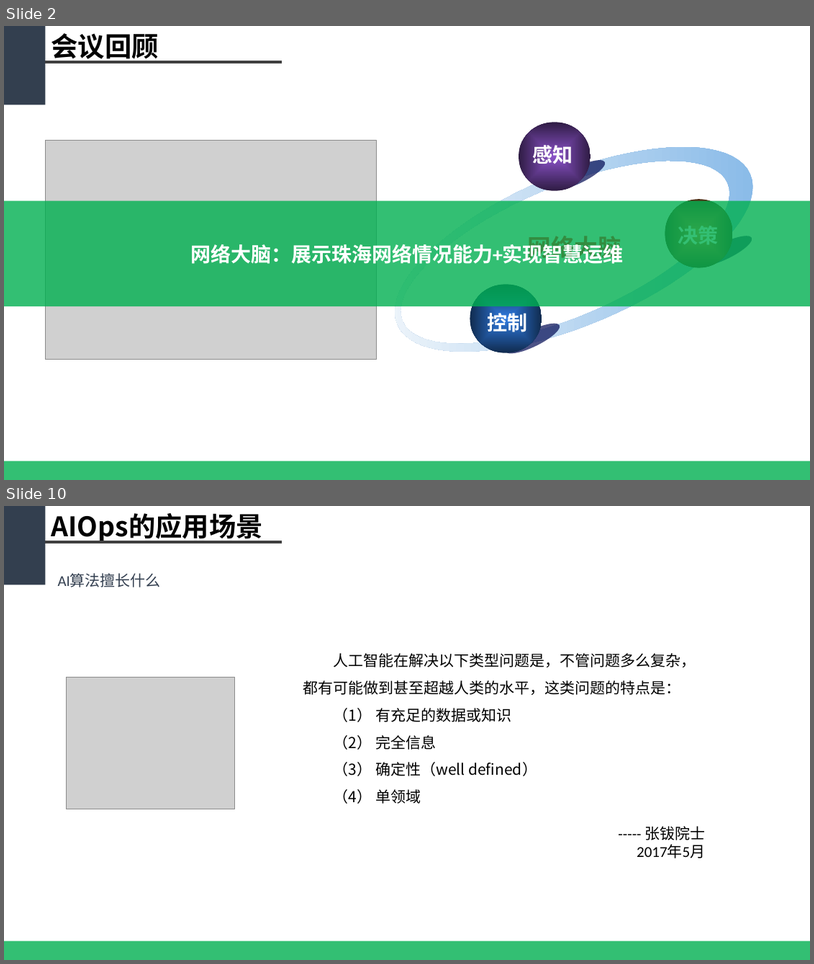
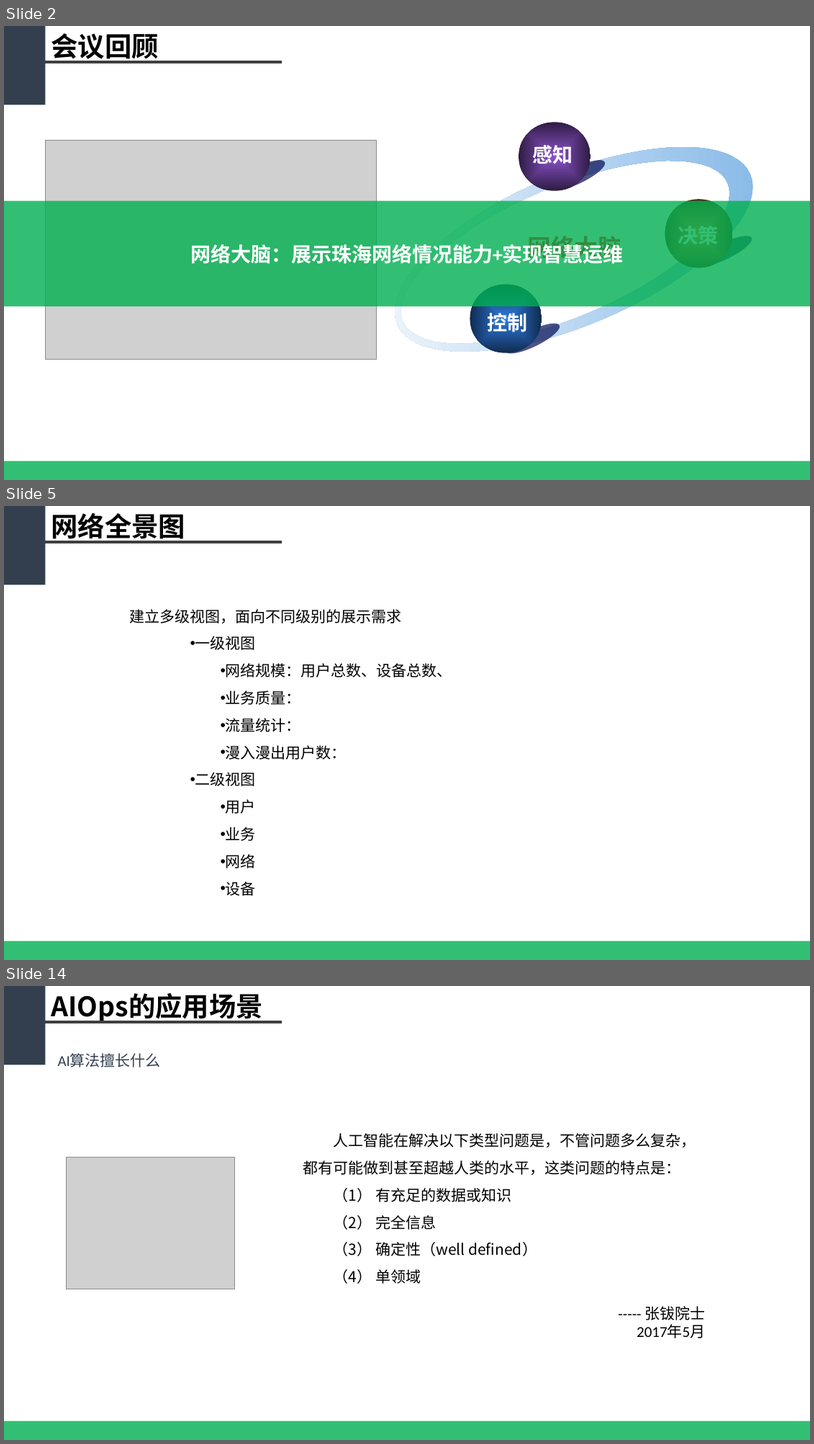
Before and after one commit to WeakX/Ref, a slide deck: 基于大数据的智慧网络运维平台_new.pptx. Shown one above the other, each under a label of ours: slides 2 and 10 before the commit, slides 2, 5 and 14 after it; the slides between them are not shown. The pictures are 814x964 and 814x1444 pixels, drawn with LibreOffice and Linux fonts; fonts in the diff are those of the drawing; grey boxes stand for pictures. Boxes give left, top, right and bottom in pixels: in the first picture for what was removed or moved away, otherwise in the second. Text is boxed around its words. In the diff, an @@ line names an element or a change of style, - is before the commit and + after.

```diff
--- a/基于大数据的智慧网络运维平台_new.pptx
+++ b/基于大数据的智慧网络运维平台_new.pptx
@@ slide 5 added at [4,506,810,960], background #FFFFFF @@
@@ rectangle added at [4,506,45,584], fill #333F50 @@
@@ text added at [52,509,186,543], 32 pt, text #000000, bold @@
+网络全景图
@@ line added from (45, 542) to (282, 542), #404040 3 pt @@
@@ text added at [130,609,453,896], 18 pt, text #000000 @@
+建立多级视图，面向不同级别的展示需求
+  • 一级视图
+    • 网络规模：用户总数、设备总数、
+    • 业务质量：
+    • 流量统计：
+    • 漫入漫出用户数：
+  • 二级视图
+    • 用户
+    • 业务
+    • 网络
+    • 设备
@@ rectangle added at [4,941,810,960], fill #00B050 at 80% opacity @@
@@ what was slide 10 is now slide 14 @@
```
Also in this commit, not shown: 5 slides changed, 5 other slides added, 2 slides removed.
